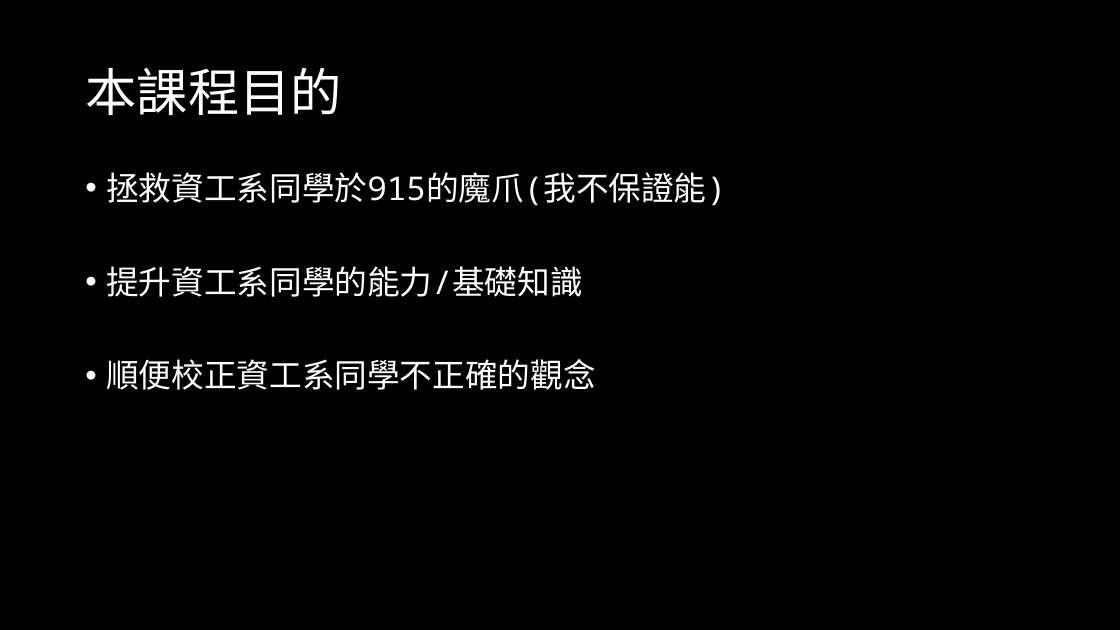
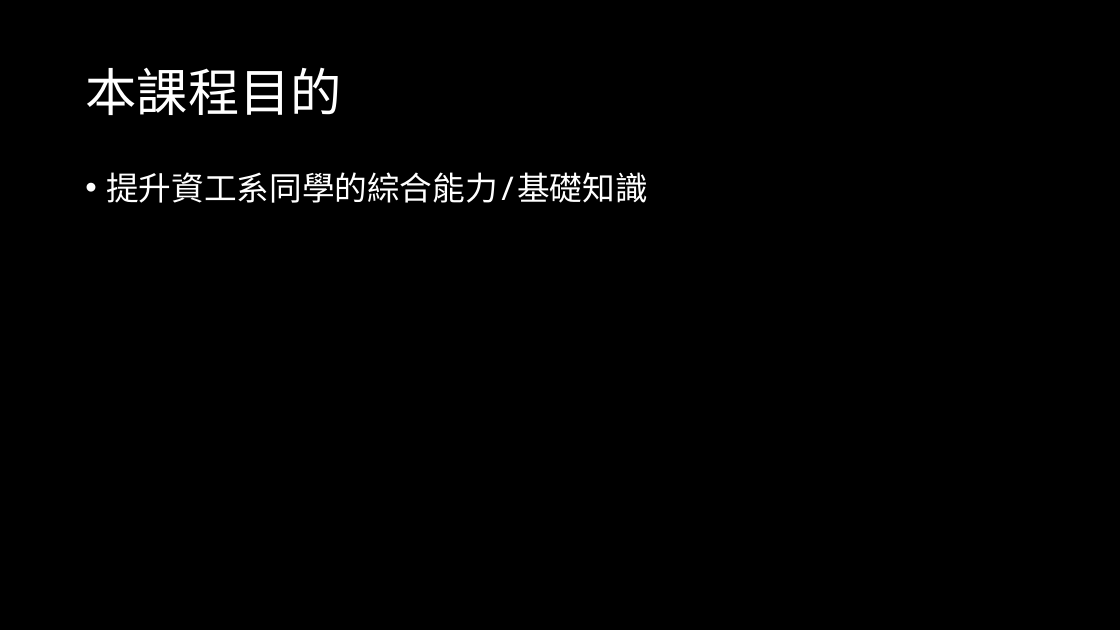
Before and after one commit to OEmiliatanO/those_c_prog_didnt_teach, a slide deck: slide 2 of Ch1/Ch1-basic.pptx. Drawn at 1120x630 pixels with LibreOffice and Linux fonts; fonts in the diff are those of the drawing. Boxes give left, top, right and bottom in pixels: in the first picture for what was removed or moved away, otherwise in the second. Text is boxed around its words. In the diff, an @@ line names an element or a change of style, - is before the commit and + after.

Commit message:
update ppt

```diff
--- a/Ch1/Ch1-basic.pptx
+++ b/Ch1/Ch1-basic.pptx
@@ text at <box>106,172,648,203</box>: text changed @@
-• 拯救資工系同學於915的魔爪(我不保證能)
-• 提升資工系同學的能力/基礎知識
-• 順便校正資工系同學不正確的觀念
+• 提升資工系同學的綜合能力/基礎知識
```
Also in this commit, not shown: 5 other slides changed, 3 slides added, 1 other file.
